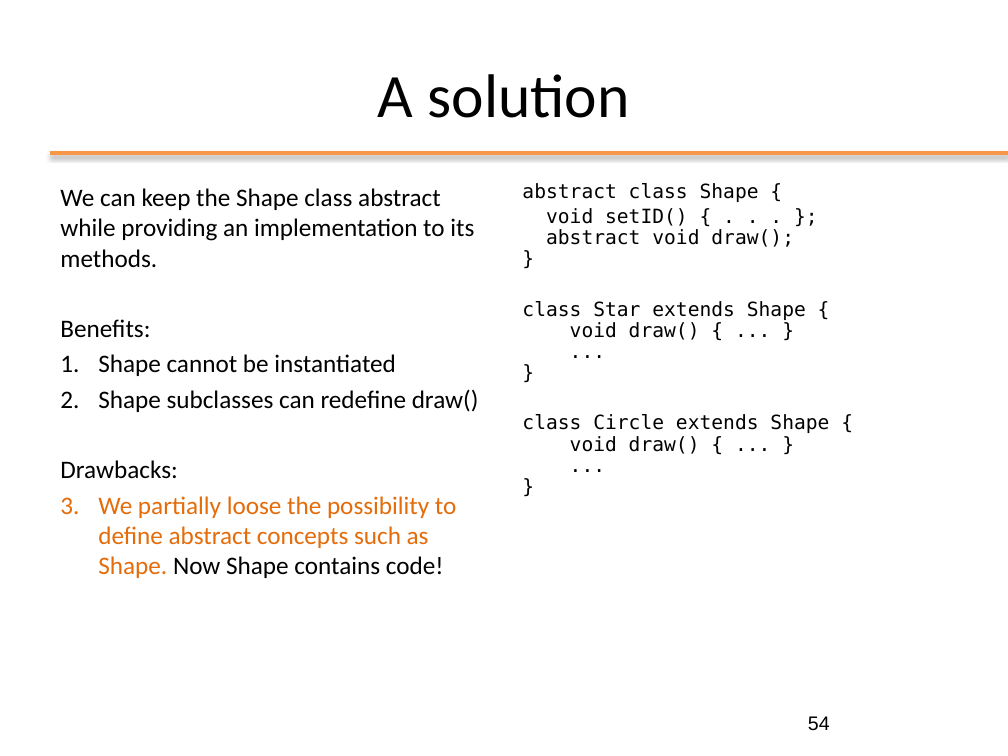
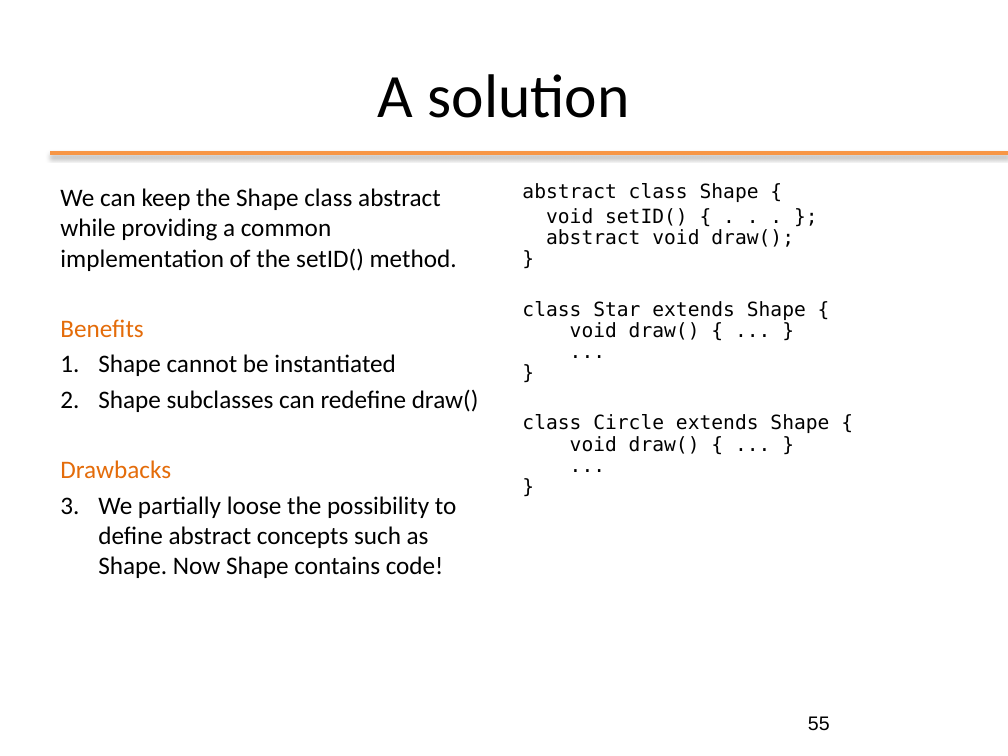
Before and after one commit to Andrea99-beep/ooprogramming, a slide deck: slide 55 of slides/ppt/03_OOP_Inheritance.pptx (slide 54 before the commit). Drawn at 1008x756 pixels with LibreOffice and Linux fonts; fonts in the diff are those of the drawing; background and template pictures are left out. Boxes give left, top, right and bottom in pixels: in the first picture for what was removed or moved away, otherwise in the second. Text is boxed around its words. In the diff, an @@ line names an element or a change of style, - is before the commit and + after.

```diff
--- a/slides/ppt/03_OOP_Inheritance.pptx
+++ b/slides/ppt/03_OOP_Inheritance.pptx
@@ text at [60, 188, 457, 338]: text changed @@
-We can keep the Shape class abstract while providing an implementation to its methods.
-Benefits:
+We can keep the Shape class abstract while providing a common implementation of the setID() method.
+Benefits
@@ text at [60, 460, 171, 478]: text changed; text colour #000000 to #E46C0A @@
-Drawbacks:
+Drawbacks
@@ text at [98, 496, 456, 578]: text colour #E46C0A to #000000 in "We partially loose the possibility to define ..." @@
@@ page number at [808, 716, 830, 731]: text changed @@
-54
+55
```
Also in this commit, not shown: 16 other slides changed, 1 slide added, 1 other file.
